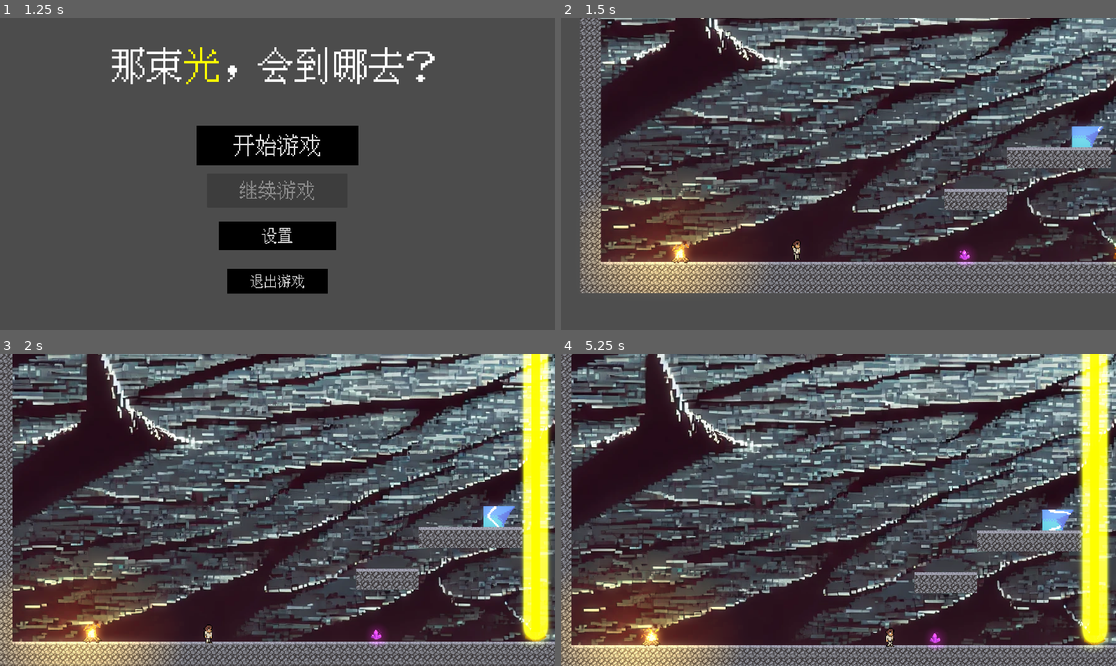
Above: before the commit, frames 1-4 (two rows, left to right).
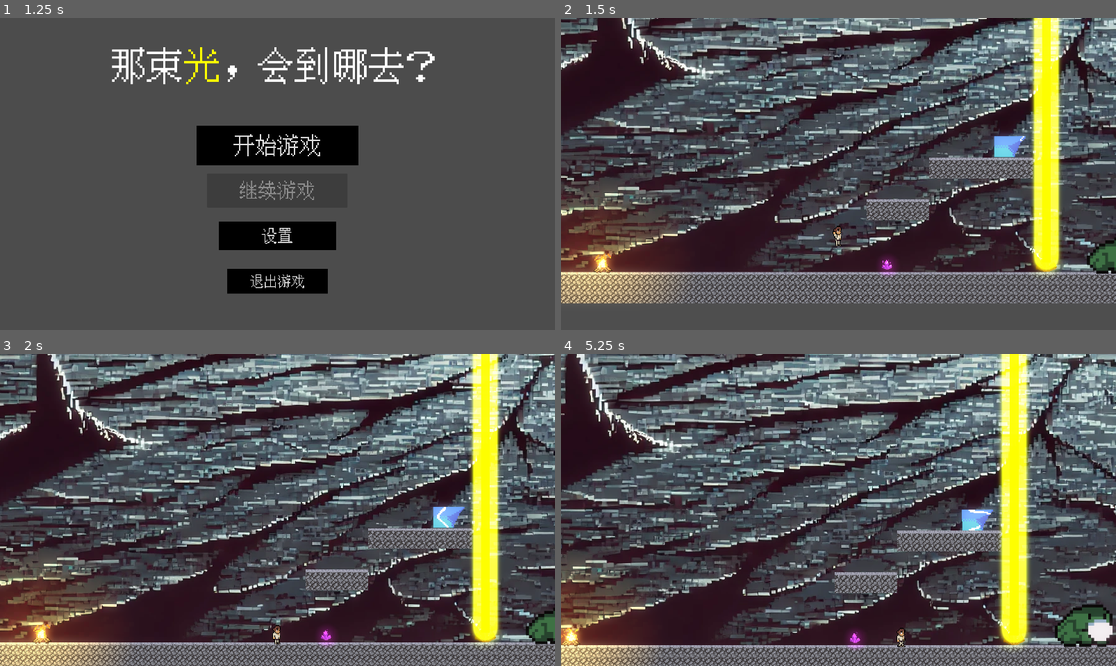
Above: after the commit, the same moments.

Repository: jingxin-anze/light-jump
Game: Godot game, scene res://Scenes/Ui/start_ui.tscn
Two runs of this game, one before a commit and one after it. Both use one fixed random seed, a clock stepped at 60 frames per second and the inputs below. Sound files missing from this copy of the repository are replaced by a short silence.
Inputs (mouse positions are in pixels of both pictures, inside the frame that each line leads up to):
- Up to frame 1 (1.25 s): click "开始游戏" at 0.5 s
- Up to frame 2 (1.5 s): click "开始游戏" at 1.25 s
- Up to frame 3 (2 s): no input
- Up to frame 4 (5.25 s): move the mouse to (960, 494) at 2.02 s; hold K (jump) 2.03-2.78 s; hold D (move_right) 2.03-3.53 s; click (960, 494) at 2.17 s; move the mouse to (727, 525) at 2.77 s; tap J (attack) at 2.85 s; tap K (jump) at 3.02, 3.05, 3.32, 4.52, 4.55, 4.82 s; move the mouse to (894, 441) at 3.52 s; hold A (move_left) 3.53-4.28 s; hold K (jump) 3.53-4.28 s; tap Space (attack2) at 3.6 s; move the mouse to (810, 572) at 4.27 s; hold D (move_right) from 4.28 s (still down); click (810, 572) at 4.35 s; move the mouse to (1005, 556) at 5.02 s; hold K (jump) from 5.03 s (still down)

Frame 1 is identical in both runs. In frame 2, 64% of the frame differs, in the area x 0-100%, y 0-92%; in frame 3, 70%; in frame 4, 73%, in the area x 0-100%, y 0-100%.

Commit message:
添加下落受伤音效

Diff:
--- a/Scenes/Level1/level_1.tscn
+++ b/Scenes/Level1/level_1.tscn
@@ -353,7 +353,7 @@
 
 [node name="Player" parent="." instance=ExtResource("2_bnyn2")]
 visibility_layer = 2
-position = Vector2(501, 956)
+position = Vector2(775, 901)
 scale = Vector2(2, 2)
 SPEED = 170.0
 jump_height = 120.0
--- a/Scenes/Player/fall.gd
+++ b/Scenes/Player/fall.gd
@@ -2,8 +2,11 @@
 
 @export var player: Player
 @export var vine_fall_speed:int=4500
+@export var speed_cut_time:float=0.8
 @export var extreme_time:float=0.7
 @export var death_time:float=0.92
+
+const HURT = preload("res://Asset/Sounds/Level2/hurt.mp3")
 var time:float
 var is_to_death:bool=true
 
@@ -37,30 +40,31 @@
 ## 退出状态
 func exit() -> void:
 	#判断减速
-	if time>death_time :
-		player.SPEED/=4
+	if time>speed_cut_time :
+		player.SPEED/=2.5
 		var timer:Timer=Timer.new()
 		add_child(timer)
 		timer.name="FallTimer"
 		timer.start(5)
 		timer.one_shot=true
 		timer.timeout.connect(func():
-			player.SPEED*=4
+			player.SPEED*=2.5
 			timer.queue_free())
-		print("大减速，下落时间为：",time)
-	elif time>extreme_time:
-		player.SPEED/=2
-		var timer:Timer=Timer.new()
-		add_child(timer)
-		timer.name="FallTimer"
-		timer.start(5)
-		timer.one_shot=true
-		timer.timeout.connect(func():
-			player.SPEED*=2
-			timer.queue_free())
-		print("减速，下落时间为：",time)
-	else:
-		print("下落时间为：",time)
+		AudioPlayer.play(HURT)
+		print("减速，下落时间为：",time," 标准时间为：",speed_cut_time)
+	#elif time>extreme_time:
+		#player.SPEED/=2
+		#var timer:Timer=Timer.new()
+		#add_child(timer)
+		#timer.name="FallTimer"
+		#timer.start(5)
+		#timer.one_shot=true
+		#timer.timeout.connect(func():
+			#player.SPEED*=2
+			#timer.queue_free())
+		#print("减速，下落时间为：",time)
+	#else:
+		#print("下落时间为：",time)
 
 	hand.speed_scale=1
 	time=0.0
--- a/Scenes/Player/player.tscn
+++ b/Scenes/Player/player.tscn
@@ -270,8 +270,6 @@
 [node name="Player" type="CharacterBody2D" groups=["player"]]
 collision_mask = 279
 script = ExtResource("1_1knux")
-SPEED = 150.0
-jump_height = 100.0
 
 [node name="Body" type="AnimatedSprite2D" parent="."]
 sprite_frames = SubResource("SpriteFrames_65fxx")
Not shown, changed: Scenes/controller2/Resouces/ctroller2-Sheet.png.import
Not shown, changed: Scenes/mirror/mirror-Sheet.png.import
Not shown, changed: Scenes/mirror2/Resouces/mrror2-Sheet.png.import
